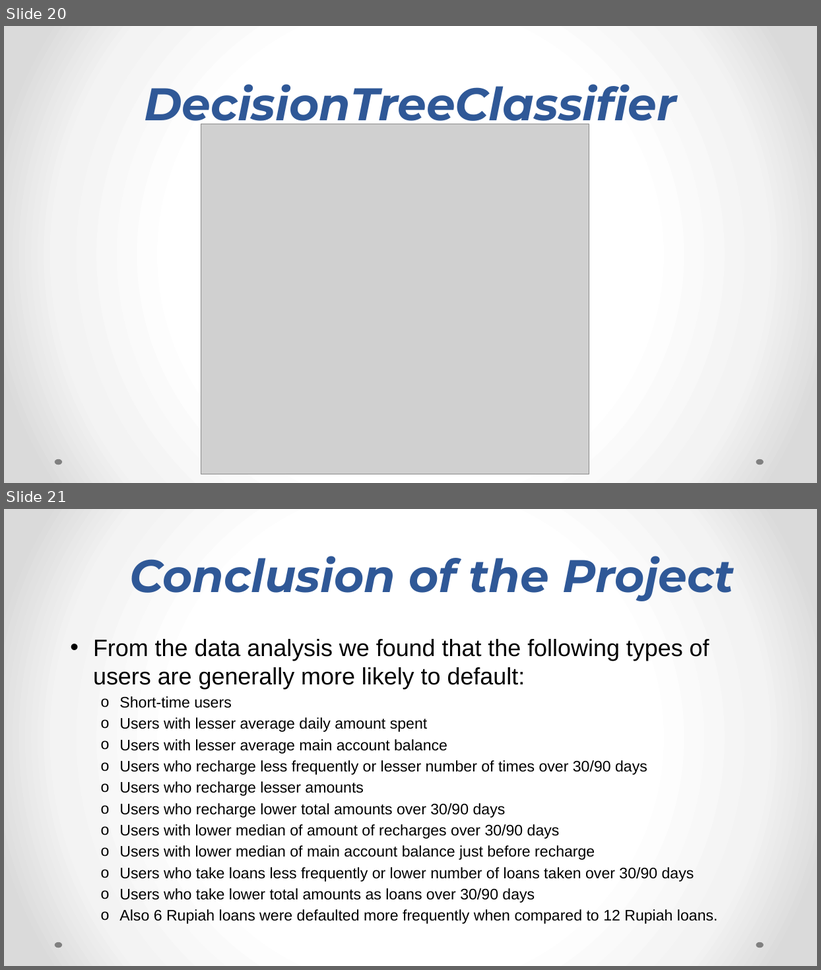
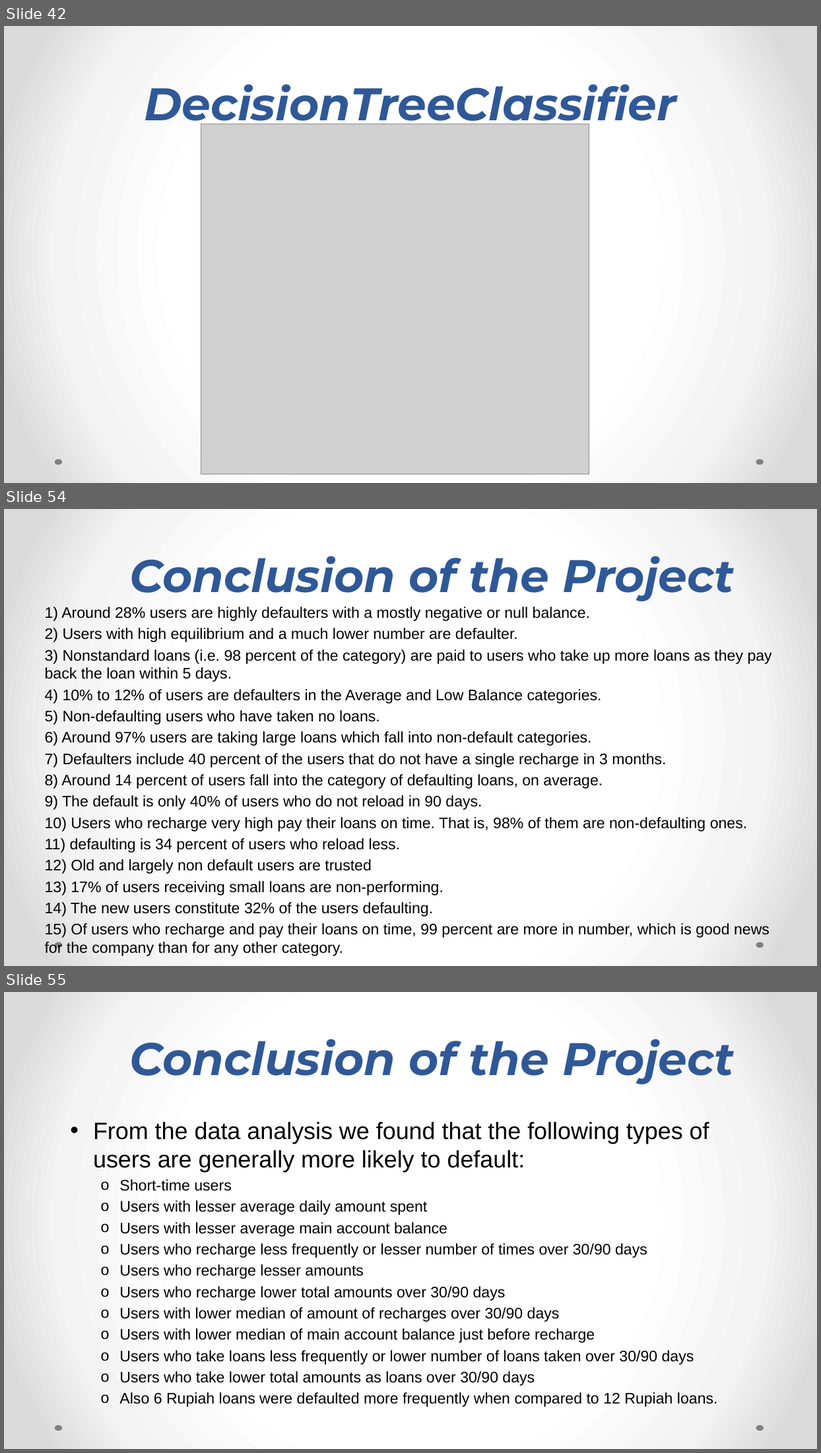
Before and after one commit to shubhamsahu3477/FlipRobo-Micro-Credit-Loan-Defaulter, a slide deck: Micro Credit Loan Defaulter.pptx. Shown one above the other, each under a label of ours: slides 20 and 21 before the commit, slides 42, 54 and 55 after it; the slides between them are not shown. The pictures are 821x970 and 821x1453 pixels, drawn with LibreOffice and Linux fonts; fonts in the diff are those of the drawing; grey boxes stand for pictures. Boxes give left, top, right and bottom in pixels: in the first picture for what was removed or moved away, otherwise in the second. Text is boxed around its words. In the diff, an @@ line names an element or a change of style, - is before the commit and + after.

```diff
--- a/Micro Credit Loan Defaulter.pptx
+++ b/Micro Credit Loan Defaulter.pptx
@@ slide 54 added at [4,509,817,966], background gradient #FFFFFF to #F4F4F4 to #DADADA; not listed: 2 template elements that a slide beside it also shows @@
@@ title added at [130,556,735,601], 54 pt, text #2F5897, bold, italic @@
+Conclusion of the Project
@@ text added at [45,607,772,956], 18 pt, text #000000 @@
+1) Around 28% users are highly defaulters with a mostly negative or null balance.
+2) Users with high equilibrium and a much lower number are defaulter.
+3) Nonstandard loans (i.e. 98 percent of the category) are paid to users who take up more loans as they pay back the loan within 5 days.
+4) 10% to 12% of users are defaulters in the Average and Low Balance categories.
+5) Non-defaulting users who have taken no loans.
+6) Around 97% users are taking large loans which fall into non-default categories.
+7) Defaulters include 40 percent of the users that do not have a single recharge in 3 months.
+8) Around 14 percent of users fall into the category of defaulting loans, on average.
+9) The default is only 40% of users who do not reload in 90 days.
+10) Users who recharge very high pay their loans on time. That is, 98% of them are non-defaulting ones.
+11) defaulting is 34 percent of users who reload less.
+12) Old and largely non default users are trusted
+13) 17% of users receiving small loans are non-performing.
+14) The new users constitute 32% of the users defaulting.
+15) Of users who recharge and pay their loans on time, 99 percent are more in number, which is good news for the company than for any other category.
@@ what was slide 20 is now slide 42 @@
@@ what was slide 21 is now slide 55 @@
```
Also in this commit, not shown: 1 slide changed, 34 other slides added, 1 other file.
